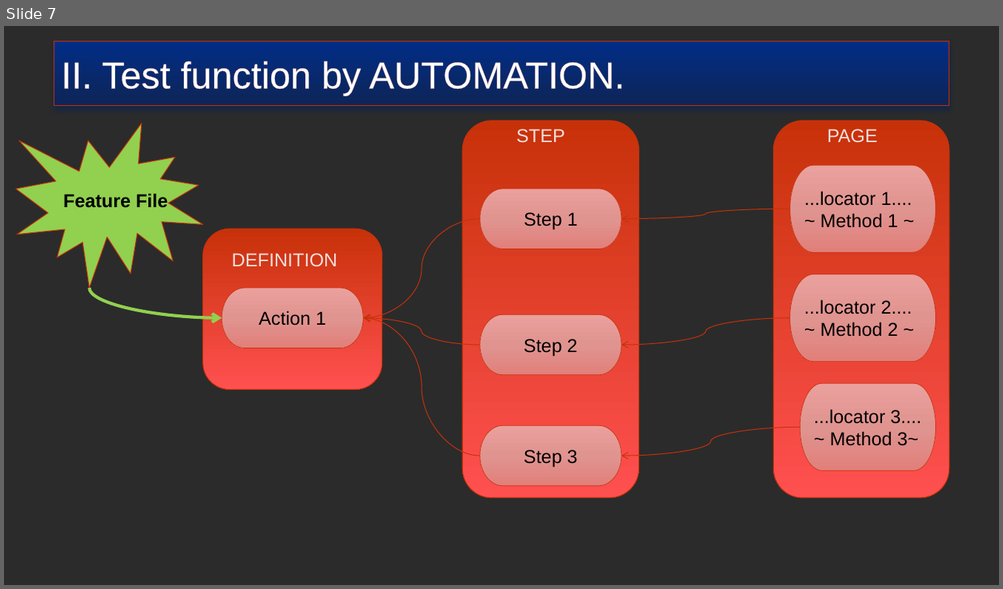
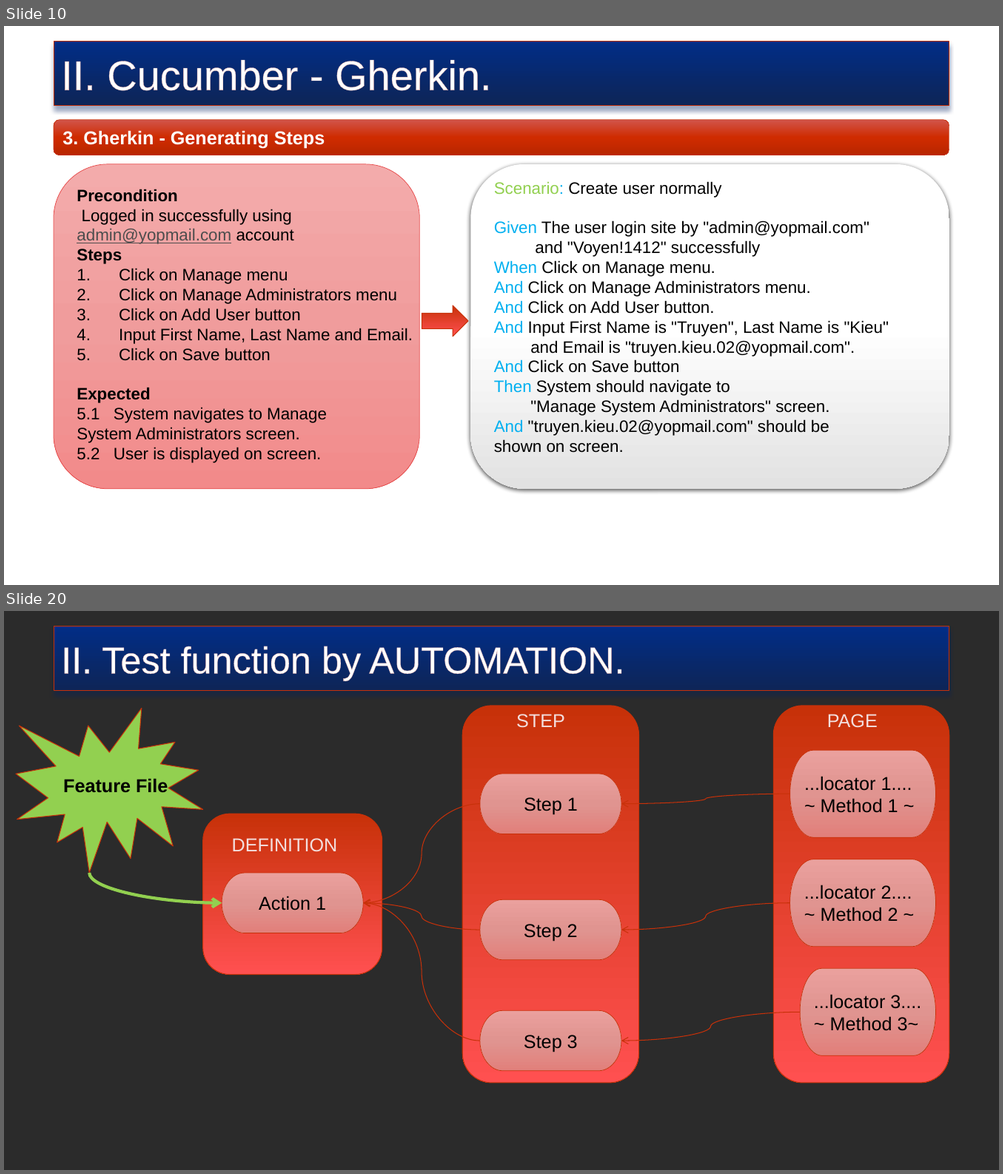
Before and after one commit to truyenkv/sharing, a slide deck: Sharing.pptx. Shown one above the other, each under a label of ours: slide 7 before the commit, slides 10 and 20 after it; the slides between them are not shown. The pictures are 1003x589 and 1003x1174 pixels, drawn with LibreOffice and Linux fonts; fonts in the diff are those of the drawing; background and template pictures are left out; a plain dark background stands for a picture behind light text. Boxes give left, top, right and bottom in pixels: in the first picture for what was removed or moved away, otherwise in the second. Text is boxed around its words. In the diff, an @@ line names an element or a change of style, - is before the commit and + after.

```diff
--- a/Sharing.pptx
+++ b/Sharing.pptx
@@ slide 10 added at (x1=4, y1=26, x2=999, y2=585), background picture (left out) @@
@@ rectangle added at (x1=54, y1=42, x2=949, y2=106), fill gradient #012D86 to #0E2557, outline #C73109 0.75 pt, 40 pt, text #FFFFFF @@
+II. Cucumber - Gherkin.
@@ rounded rectangle added at (x1=54, y1=120, x2=949, y2=155), fill gradient #D1554B to #D02C00 to #B92700, outline #C73109 0.5 pt, 18 pt, text #FFFFFF, bold @@
+3. Gherkin - Generating Steps
@@ rounded rectangle added at (x1=54, y1=164, x2=419, y2=488), fill gradient #F4ABAB to #F19D9D to #F28A8A, outline #E74848 0.5 pt, 16 pt, text #000000 @@
+Precondition
+Logged in successfully using
+admin@yopmail.com account
+Steps
+1. Click on Manage menu
+2. Click on Manage Administrators menu
+3. Click on Add User button
+4. Input First Name, Last Name and Email.
+5. Click on Save button
+Expected
+5.1 System navigates to Manage
+System Administrators screen.
+5.2 User is displayed on screen.
@@ rounded rectangle added at (x1=470, y1=164, x2=948, y2=488), fill gradient #FFFFFF to #E3E3E3, 16 pt, text #000000 @@
+Scenario: Create user normally
+Given The user login site by "admin@yopmail.com"
+and "Voyen!1412" successfully
+When Click on Manage menu.
+And Click on Manage Administrators menu.
+And Click on Add User button.
+And Input First Name is "Truyen", Last Name is "Kieu"
+and Email is "truyen.kieu.02@yopmail.com".
+And Click on Save button
+Then System should navigate to
+"Manage System Administrators" screen.
+And "truyen.kieu.02@yopmail.com" should be
+shown on screen.
@@ right arrow added at (x1=422, y1=306, x2=468, y2=337), fill gradient #C73109 to #FF5050, outline #C73109 0.75 pt @@
@@ what was slide 7 is now slide 20 @@
```
Also in this commit, not shown: 5 slides changed, 14 other slides added, 1 slide removed.
